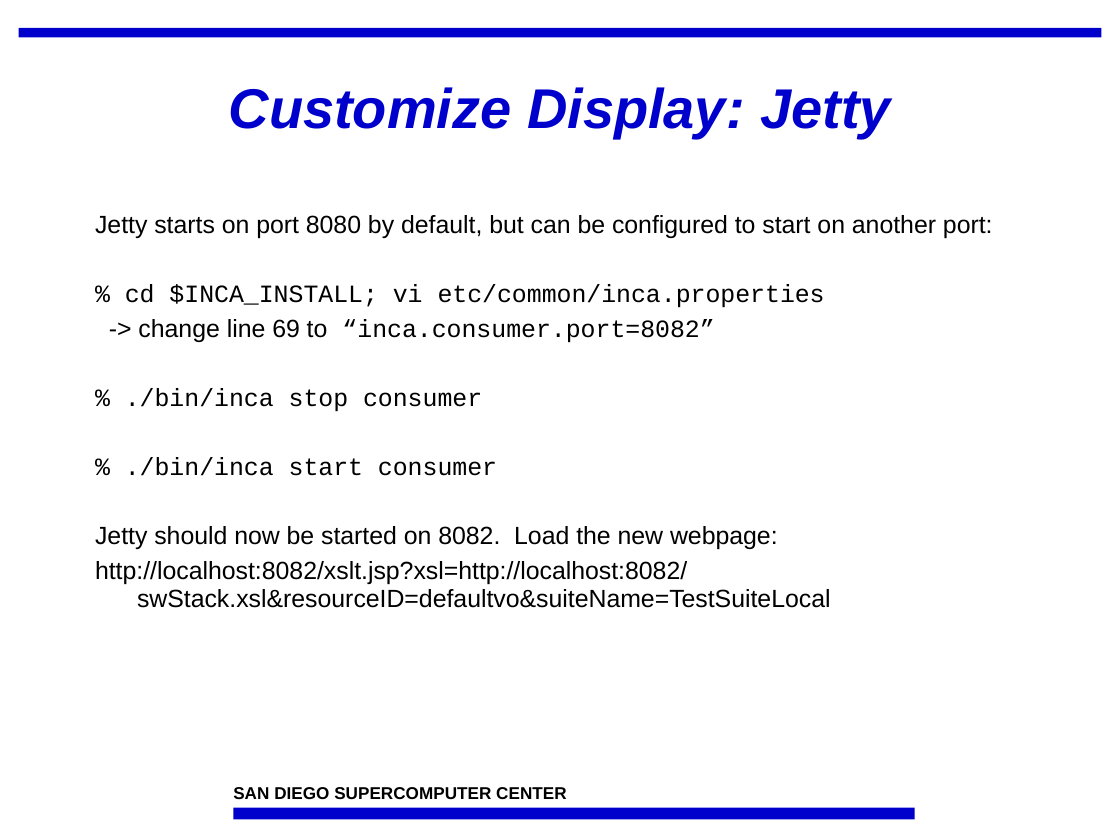
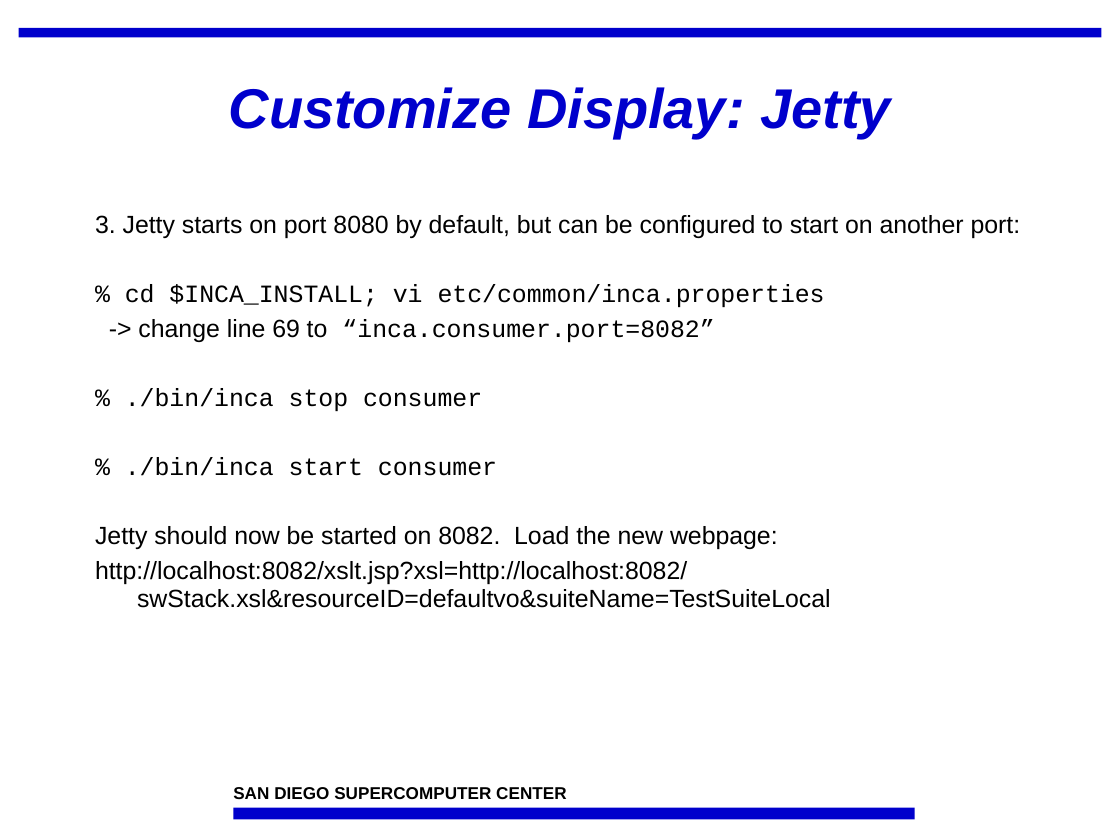
Before and after one commit to IncaProject/inca-xsede, a slide deck: slide 8 of talks/feb-06-workshop/dataConsumersHandsOn.ppt (slide 7 before the commit). Drawn at 1120x840 pixels with LibreOffice and Linux fonts; fonts in the diff are those of the drawing; background and template pictures are left out. Boxes give left, top, right and bottom in pixels: in the first picture for what was removed or moved away, otherwise in the second. Text is boxed around its words. In the diff, an @@ line names an element or a change of style, - is before the commit and + after.

```diff
--- a/talks/feb-06-workshop/dataConsumersHandsOn.ppt
+++ b/talks/feb-06-workshop/dataConsumersHandsOn.ppt
@@ text at box(95, 215, 1021, 238): text changed @@
-Jetty starts on port 8080 by default, but can be configured to start on another port:
+3. Jetty starts on port 8080 by default, but can be configured to start on another port:
```
Also in this commit, not shown: 3 other slides changed, 1 slide added.
